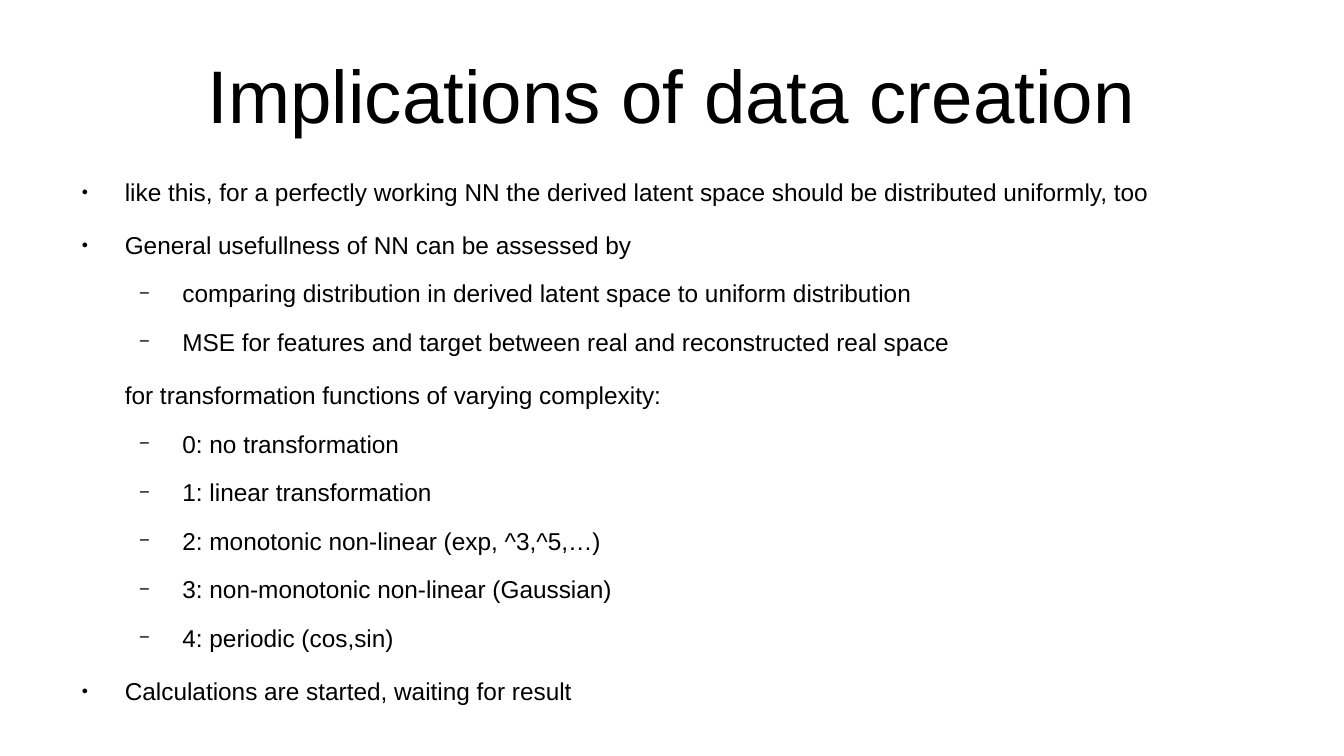
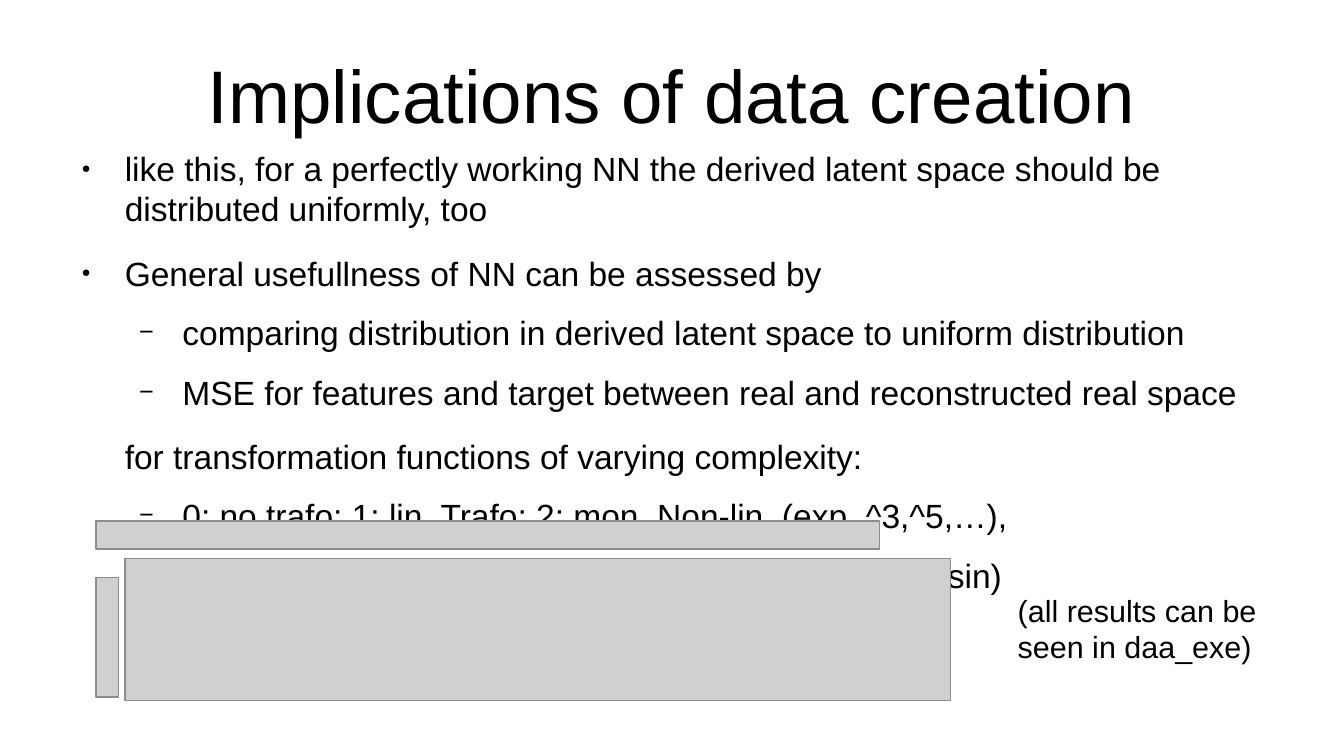
Before and after one commit to luigisbailo/archetype-nets, a slide deck: slide 2 of nets_benchmarking/results.odp. Drawn at 1344x756 pixels with LibreOffice and Linux fonts; fonts in the diff are those of the drawing; grey boxes stand for pictures. Boxes give left, top, right and bottom in pixels: in the first picture for what was removed or moved away, otherwise in the second. Text is boxed around its words. In the diff, an @@ line names an element or a change of style, - is before the commit and + after.

```diff
--- a/nets_benchmarking/results.odp
+++ b/nets_benchmarking/results.odp
@@ text "like this, for a perfectly ...": place and size @@
-text "like this, for a perfectly ..." at box(125, 183, 1148, 705)
+text "like this, for a perfectly ..." at box(125, 156, 1236, 595)
@@ text at box(125, 156, 1236, 475): size 14.4 to 19.8 pt in "like this, for a perfectly working NN ...", "General usefullness of NN can be assessed ...", "comparing distribution in derived latent space to ...", "MSE for features and target between real ..." and 1 more places @@
@@ text at box(182, 501, 1007, 595): text changed; size 14.4 to 19.8 pt @@
-  − 0: no transformation
-  − 1: linear transformation
-  − 2: monotonic non-linear (exp, ^3,^5,…)
-  − 3: non-monotonic non-linear (Gaussian)
-  − 4: periodic (cos,sin)
-● Calculations are started, waiting for result
+  − 0: no trafo; 1: lin. Trafo; 2: mon. Non-lin. (exp, ^3,^5,…),
+  − 3: non-mon. non-linear (Gaussian); 4: periodic (cos,sin)
@@ picture added at box(96, 521, 881, 549) @@
@@ picture added at box(124, 559, 950, 701) @@
@@ picture added at box(96, 578, 120, 698) @@
@@ text added at box(1018, 600, 1257, 664), 18 pt, text #000000 @@
+(all results can be
+seen in daa_exe)
```
Also in this commit, not shown: 1 other slide changed, 4 other files.
